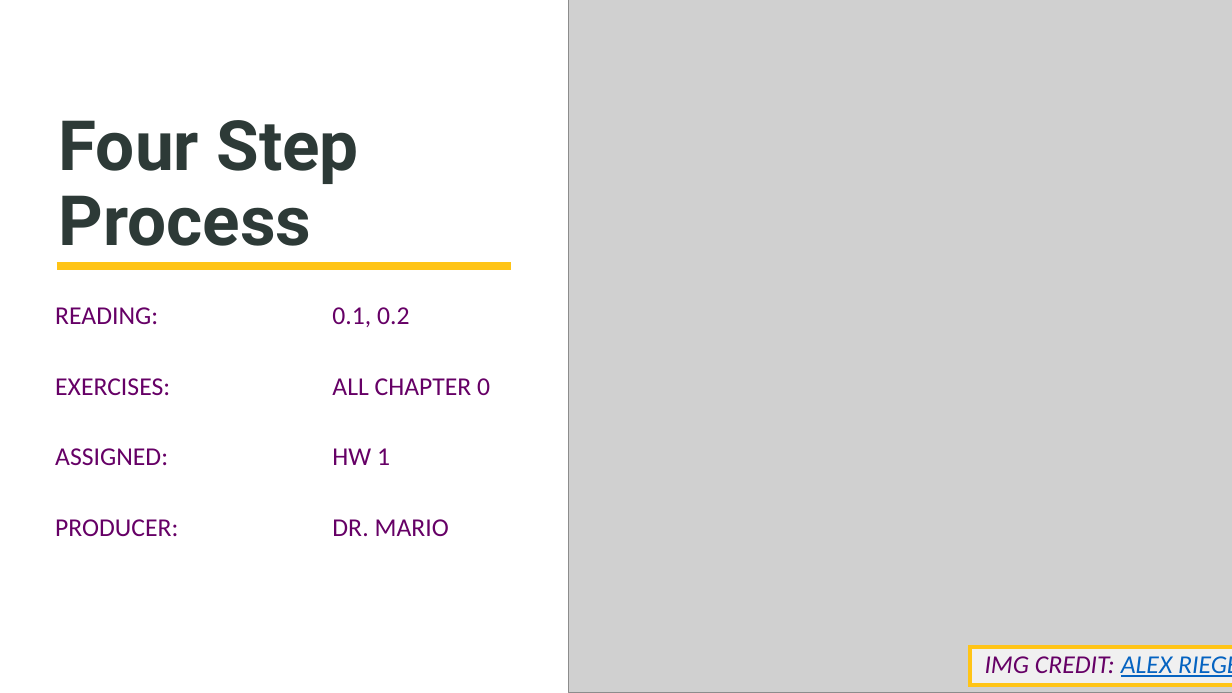
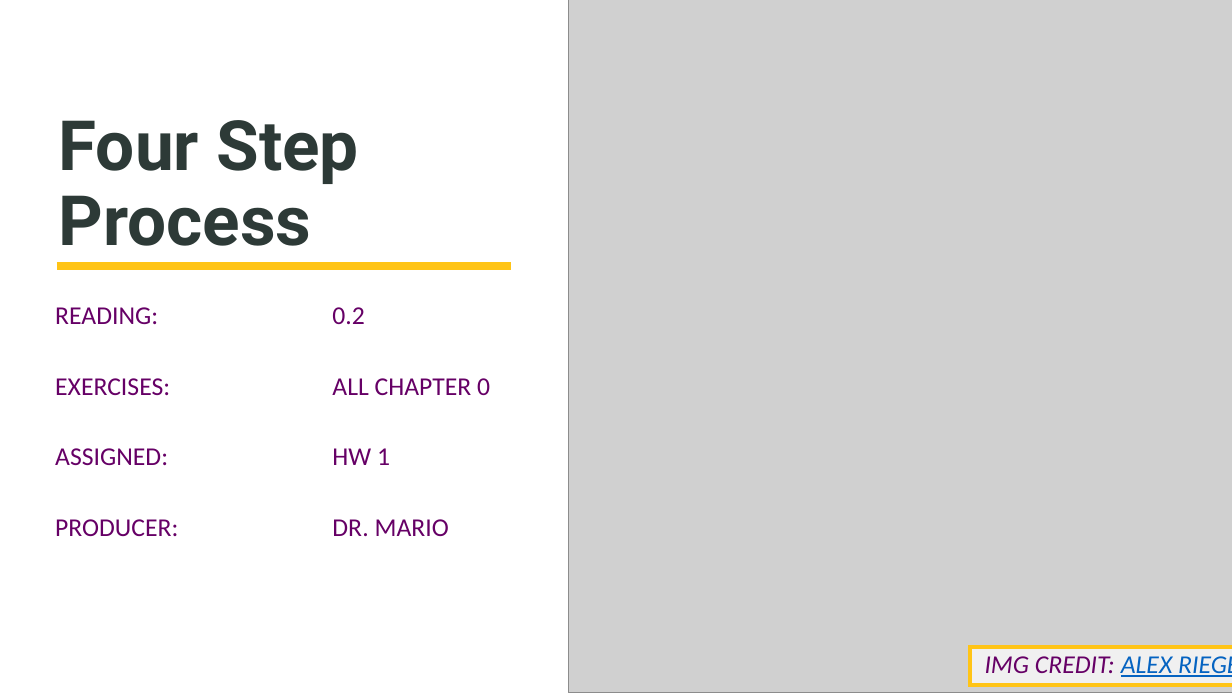
Before and after one commit to SuperMarioGiacomazzo/STOR455_WEBSITE, a slide deck: slide 1 of Lectures/2 - Four Step Process.pptx. Drawn at 1232x693 pixels with LibreOffice and Linux fonts; fonts in the diff are those of the drawing; grey boxes stand for pictures. Boxes give left, top, right and bottom in pixels: in the first picture for what was removed or moved away, otherwise in the second. Text is boxed around its words. In the diff, an @@ line names an element or a change of style, - is before the commit and + after.

```diff
--- a/Lectures/2 - Four Step Process.pptx
+++ b/Lectures/2 - Four Step Process.pptx
@@ text at [55, 307, 364, 324]: text changed @@
-READING: 0.1, 0.2
+READING: 0.2
```
Also in this commit, not shown: 2 other slides changed, 2 slides added, 15 other files.
